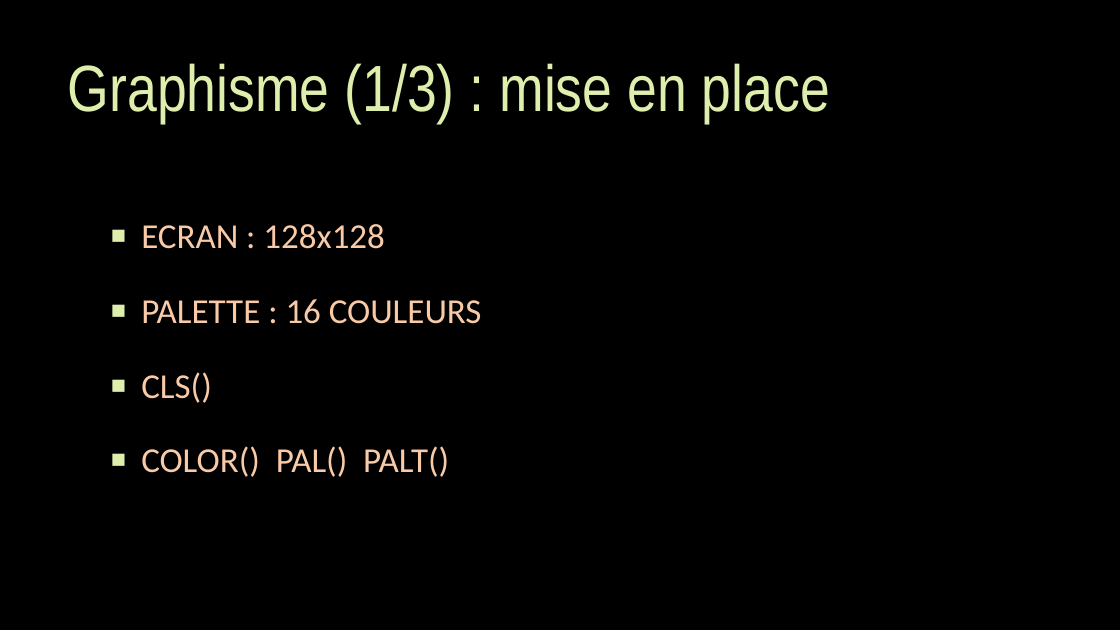
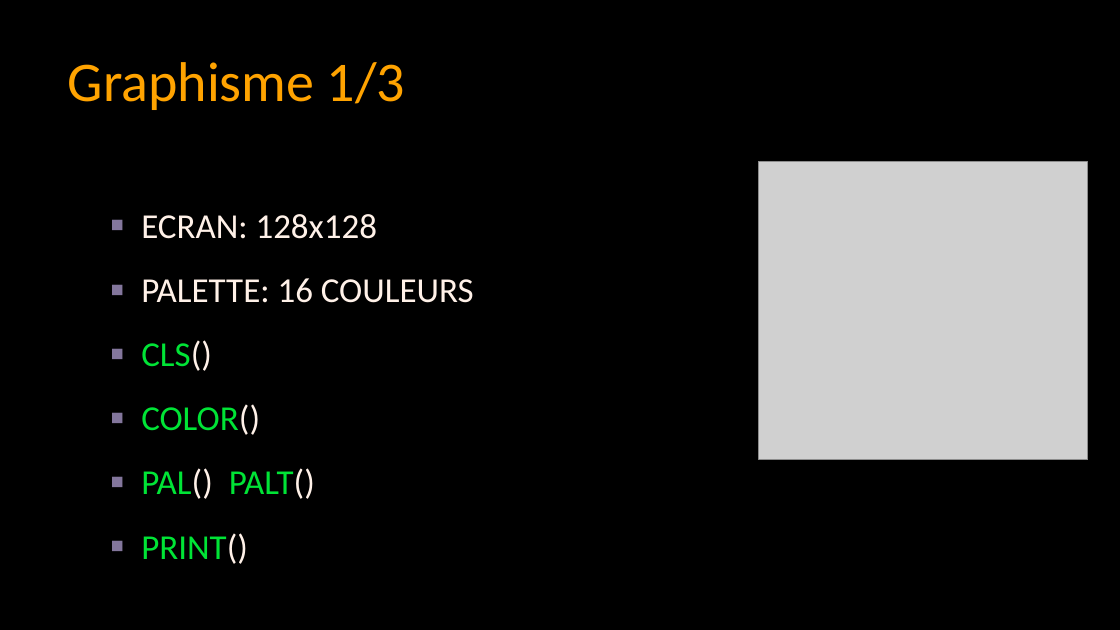
Before and after one commit to samhocevar/cookie-party-pico8-workshop, a slide deck: slide 21 of pico8-workshop.pptx (slide 3 before the commit). Drawn at 1120x630 pixels with LibreOffice and Linux fonts; fonts in the diff are those of the drawing; grey boxes stand for pictures; background and template pictures are left out. Boxes give left, top, right and bottom in pixels: in the first picture for what was removed or moved away, otherwise in the second. Text is boxed around its words. In the diff, an @@ line names an element or a change of style, - is before the commit and + after.

```diff
--- a/pico8-workshop.pptx
+++ b/pico8-workshop.pptx
@@ title at bbox=[68, 62, 405, 110]: text changed; size 56 to 48 pt; font Arial Narrow to Calibri; text colour #DEEEAD to #FFA300 @@
-Graphisme (1/3) : mise en place
+Graphisme 1/3
@@ picture added at bbox=[759, 161, 1088, 460] @@
@@ text at bbox=[141, 214, 474, 303]: text changed; text colour #F9CAA7 to #FFF1E8 @@
-▪ ECRAN : 128x128
-▪ PALETTE : 16 COULEURS
+▪ ECRAN: 128x128
+▪ PALETTE: 16 COULEURS
@@ text at bbox=[141, 340, 212, 371]: text colour #F9CAA7 to #00E436, text colour #F9CAA7 to #FFF1E8 in "CLS()"; line spacing 1.5 to 1.25; bullet colour #DEEEAD to #83769C @@
@@ text at bbox=[141, 404, 315, 564]: text changed; text colour #F9CAA7 to #00E436 @@
-▪ COLOR() PAL() PALT()
+▪ COLOR()
+▪ PAL() PALT()
+▪ PRINT()
```
Also in this commit, not shown: 3 other slides changed, 22 slides added, 1 other file.
